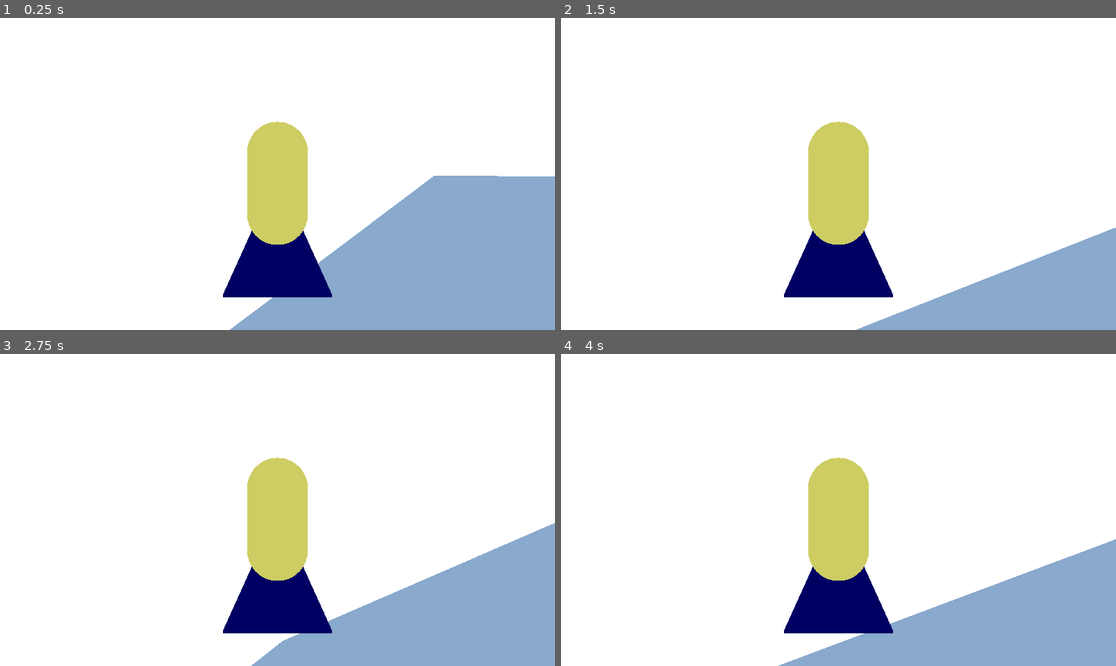
Above: before the commit, frames 1-4 (two rows, left to right).
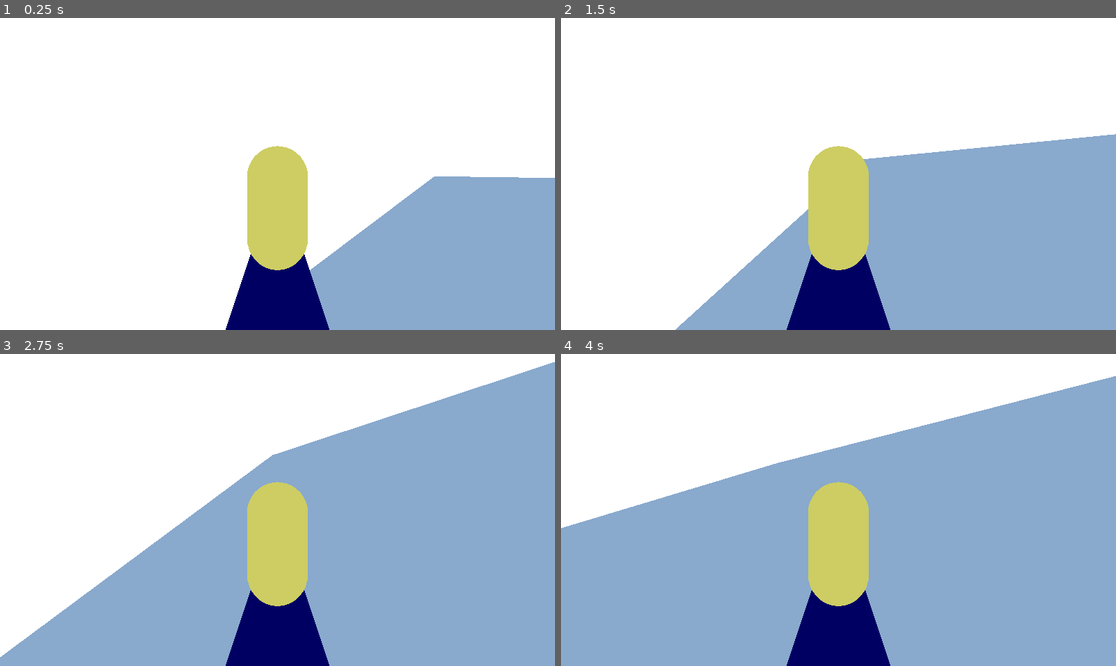
Above: after the commit, the same moments.

Repository: evilhunter93/frozen-board
Game: Godot game, scene res://scenes/game.tscn
The game is run twice, just before and just after one commit, with the same random seed, the same clock (stepped at 60 frames per second) and the same inputs.
Inputs:
- Up to frame 1 (0.25 s): no input
- Up to frame 2 (1.5 s): hold Right (steer_right) 0.53-1.28 s; tap Space (charge_jump) at 0.77 s; hold Left (steer_left) from 1.28 s (still down)
- Up to frame 3 (2.75 s): tap Space (charge_jump) at 1.52 s; release Left (steer_left) at 2.03 s; hold Right (steer_right) from 2.03 s (still down)
- Up to frame 4 (4 s): tap Space (charge_jump) at 3.02, 3.77 s; release Right (steer_right) at 3.53 s; hold Left (steer_left) from 3.53 s (still down)

The runs differ from the first frame. In frame 1, 4.3% of the frame differs, in the area x 40-100%, y 33-100%; in frame 2, 26%; in frame 3, 43%; in frame 4, 54%, in the area x 0-100%, y 7-100%.

Commit message:
fix(player): changed snowboard physics
Fixed the snowboard physics by using
gravity projected on the desired direction.

Diff:
--- a/scenes/Player scenes/player.tscn
+++ b/scenes/Player scenes/player.tscn
@@ -1,14 +1,12 @@
-[gd_scene load_steps=8 format=3 uid="uid://ctb6auncp8s7s"]
+[gd_scene load_steps=7 format=3 uid="uid://ctb6auncp8s7s"]
 
-[ext_resource type="Script" uid="uid://8pwlkrgymjgl" path="res://scripts/player2.gd" id="1_ryifn"]
+[ext_resource type="Script" uid="uid://bjnu0u0fw0ee0" path="res://scripts/player.gd" id="1_ryifn"]
 
 [sub_resource type="StandardMaterial3D" id="StandardMaterial3D_jy6go"]
 albedo_color = Color(1, 1, 0.49019608, 1)
 
 [sub_resource type="CapsuleMesh" id="CapsuleMesh_3vyb7"]
 material = SubResource("StandardMaterial3D_jy6go")
-
-[sub_resource type="CapsuleShape3D" id="CapsuleShape3D_g2els"]
 
 [sub_resource type="StandardMaterial3D" id="StandardMaterial3D_ryifn"]
 albedo_color = Color(0, 0, 0.4862745, 1)
@@ -17,27 +15,26 @@
 material = SubResource("StandardMaterial3D_ryifn")
 size = Vector3(1, 0.03, 3)
 
-[sub_resource type="ConvexPolygonShape3D" id="ConvexPolygonShape3D_2cpwa"]
-points = PackedVector3Array(0.5, 0.0150000015, 1.5, 0.5, -0.015, 1.5, 0.5, 0.0150000015, -1.5, -0.5, 0.0150000015, 1.5, -0.5, -0.015, 1.5, 0.5, -0.015, -1.5, -0.5, 0.0150000015, -1.5, -0.5, -0.015, -1.5)
+[sub_resource type="SphereShape3D" id="SphereShape3D_ryifn"]
+radius = 0.52
 
 [node name="Snowboarder2" type="CharacterBody3D"]
 collision_mask = 2
-floor_max_angle = 0.17453292
+floor_snap_length = 0.3
 script = ExtResource("1_ryifn")
 
 [node name="CharacterMesh" type="MeshInstance3D" parent="."]
 transform = Transform3D(1, 0, 0, 0, 1, 0, 0, 0, 1, 0, 1, 0)
 mesh = SubResource("CapsuleMesh_3vyb7")
 
-[node name="CharacterCollisionShape" type="CollisionShape3D" parent="."]
-transform = Transform3D(1, 0, 0, 0, 1, 0, 0, 0, 1, 0, 1, 0)
-shape = SubResource("CapsuleShape3D_g2els")
-
-[node name="BoardMesh" type="MeshInstance3D" parent="."]
-transform = Transform3D(1, 0, 0, 0, 1, 0, 0, 0, 1, 0, 0.03, 0)
+[node name="BoardMesh" type="MeshInstance3D" parent="CharacterMesh"]
+transform = Transform3D(1, 0, 0, 0, 1, 0, 0, 0, 1, 0, -0.97, 0)
 mesh = SubResource("BoxMesh_u8vuu")
 skeleton = NodePath("")
 
-[node name="BoardCollisionShape" type="CollisionShape3D" parent="."]
-transform = Transform3D(1, 0, 0, 0, 1, 0, 0, 0, 1, 0, 0.03, 0)
-shape = SubResource("ConvexPolygonShape3D_2cpwa")
+[node name="Camera3D" type="Camera3D" parent="CharacterMesh"]
+transform = Transform3D(1, 0, 0, 0, 1, 0, 0, 0, 1, 0, 0.5427017, 3.373)
+
+[node name="CollisionShape3D" type="CollisionShape3D" parent="."]
+transform = Transform3D(2.235, 0, 0, 0, 2.235, 0, 0, 0, 2.235, 0, 1, 0)
+shape = SubResource("SphereShape3D_ryifn")
--- a/scenes/game.tscn
+++ b/scenes/game.tscn
@@ -35,6 +35,3 @@
 
 [node name="Snowboarder" parent="." instance=ExtResource("1_uwrxv")]
 transform = Transform3D(1, 0, 0, 0, 1, 0, 0, 0, 1, 0, 60.07391, 0)
-
-[node name="Camera3D" type="Camera3D" parent="Snowboarder"]
-transform = Transform3D(1, 0, 0, 0, 1, 0, 0, 0, 1, 0, 1.1492767, 3.3732944)
--- a/scripts/player.gd
+++ b/scripts/player.gd
@@ -9,22 +9,26 @@
 @export var turn_speed := 1.0
 @export var min_speed := 4.0
 
+@onready var character_mesh: MeshInstance3D = $CharacterMesh
+
 const SPEED = 5.0
 var jump_charge := 0.0
 const JUMP_VELOCITY = 4.5
 
 func _physics_process(delta: float) -> void:
-	global_transform = global_transform.interpolate_with(_align_with_surface(global_transform), 0.1)
+	var character_form = _align_with_surface(character_mesh.global_transform)
+	character_mesh.global_transform = \
+		character_mesh.global_transform.interpolate_with(character_form, 0.1)
 	# Add the gravity and handle acceleration
-	if not is_on_floor() :
+	if not is_on_floor():
 		velocity += get_gravity() * delta
 
-	if is_on_wall():
+	if is_on_floor():
 		_slide_velocity(delta)
 
 
 	# Get the input direction and handle the movement.
-	var steering := Input.get_axis("steer_left", "steer_right")
+	var steering := Input.get_axis("steer_right", "steer_left")
 	rotate_y(steering * turn_speed * delta)
 
 	# Handle jump.
@@ -33,29 +37,20 @@
 	move_and_slide()
 
 func _slide_velocity(delta: float) -> void:
-	# Find positive forward acceleration
-	var forward_mult = Vector3.DOWN.dot(-global_basis.z.normalized())
-	var forward_acc = forward_mult * 9.82
+	var floor_normal = get_floor_normal()
 
-	# Define drag for deceleration
-	var drag = 5
-	var drag_mult = 1 if velocity.z > 0 else -1
+	var gravity_direction: Vector3 = get_gravity().normalized()
+	var downhill_direction: Vector3 = gravity_direction.slide(floor_normal).normalized()
+	print("Downhill Direction:", downhill_direction)
+	# Calculate acceleration along the slope
+	var slope_acceleration: Vector3 = downhill_direction * get_gravity().length()
 
-	# Compute z velocity
-	var velocity_dragless = velocity.z - forward_acc * delta
-	if abs(velocity_dragless) < drag * delta:
-		velocity = Vector3.ZERO
-	else:
-		velocity = Vector3(0, 0, forward_acc - drag * drag_mult)
+	var z_direction: Vector3 = (-global_basis.z).normalized()
+	var z_slope_direction: Vector3 = z_direction.slide(floor_normal).normalized()
+	var z_acceleration: Vector3 = slope_acceleration.project(z_slope_direction)
 
-
-	# Add a minimum down speed on walls
-	var slope_direction = Vector3.DOWN.slide(get_wall_normal().normalized()).normalized()
-	var slope_speed = velocity.dot(slope_direction)
-	if slope_speed < min_speed:
-		velocity += slope_direction * min_speed * delta
-
-	# Cap speed
+	# Apply acceleration to velocity
+	velocity += z_acceleration * delta
 	if velocity.length() > max_speed:
 		velocity = velocity.normalized() * max_speed
 
@@ -83,7 +78,6 @@
 		normal = Vector3.UP
 
 	xform.basis.y = normal
-	xform.basis.x = xform.basis.z.cross(normal)
+	xform.basis.x = -xform.basis.z.cross(normal)
 	xform.basis = xform.basis.orthonormalized()
-
 	return xform
